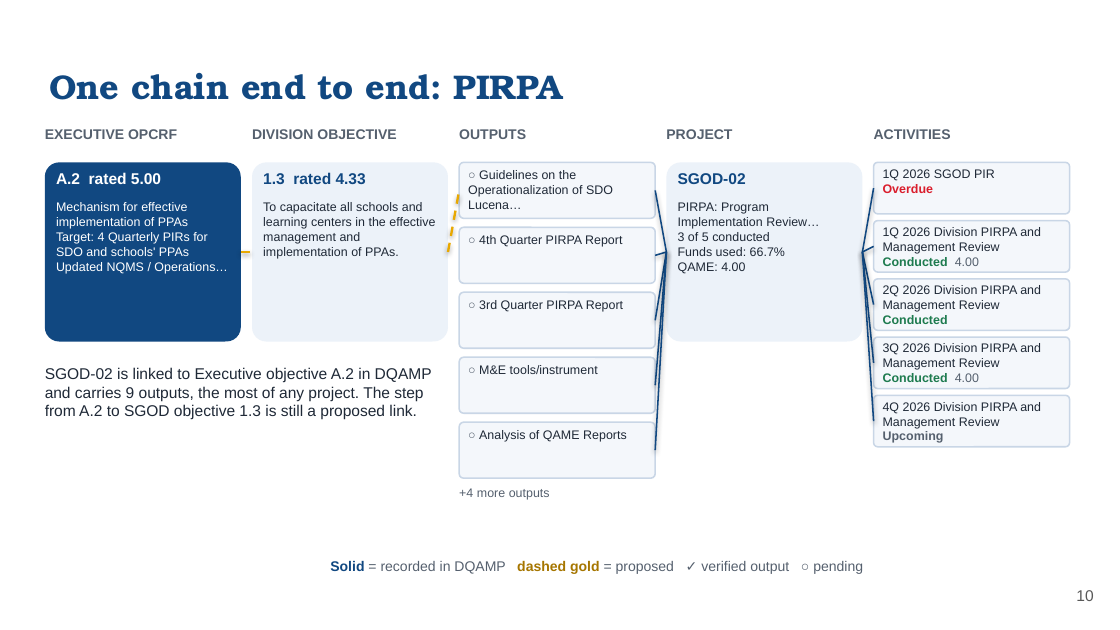
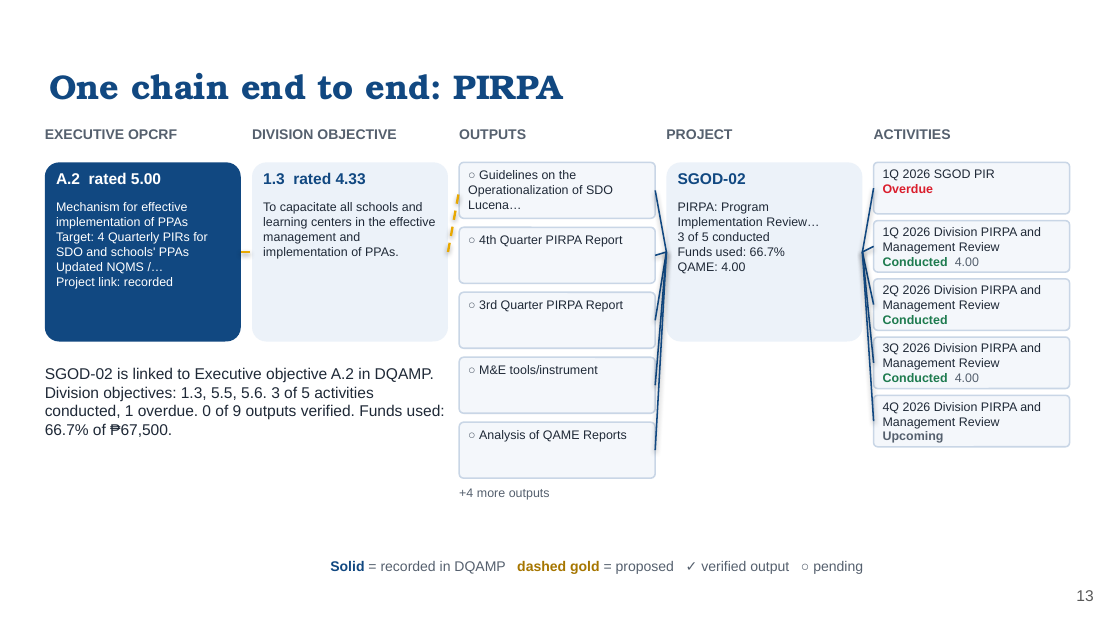
Before and after one commit to phidipidis/DQAMP, a slide deck: slide 13 of presentations/line-of-sight-2026/SGOD_Line-of-Sight_2026.pptx (slide 10 before the commit). Drawn at 1120x630 pixels with LibreOffice and Linux fonts; fonts in the diff are those of the drawing; background and template pictures are left out. Boxes give left, top, right and bottom in pixels: in the first picture for what was removed or moved away, otherwise in the second. Text is boxed around its words. In the diff, an @@ line names an element or a change of style, - is before the commit and + after.

```diff
--- a/presentations/line-of-sight-2026/SGOD_Line-of-Sight_2026.pptx
+++ b/presentations/line-of-sight-2026/SGOD_Line-of-Sight_2026.pptx
@@ text at <box>56,202,208,289</box>: text changed @@
-Mechanism for effective implementation of PPAs
-Target: 4 Quarterly PIRs for SDO and schools' PPAs Updated NQMS / Operations…
+Mechanism for effective implementation of PPAs
+Target: 4 Quarterly PIRs for SDO and schools' PPAs Updated NQMS /…
+Project link: recorded
@@ text at <box>45,367,445,437</box>: text changed @@
-SGOD-02 is linked to Executive objective A.2 in DQAMP and carries 9 outputs, the most of any project. The step from A.2 to SGOD objective 1.3 is still a proposed link.
+SGOD-02 is linked to Executive objective A.2 in DQAMP. Division objectives: 1.3, 5.5, 5.6. 3 of 5 activities conducted, 1 overdue. 0 of 9 outputs verified. Funds used: 66.7% of ₱67,500.
@@ page number at <box>1076,590,1093,601</box>: text changed @@
-10
+13
```
Also in this commit, not shown: 26 slides added, 2 other files.
